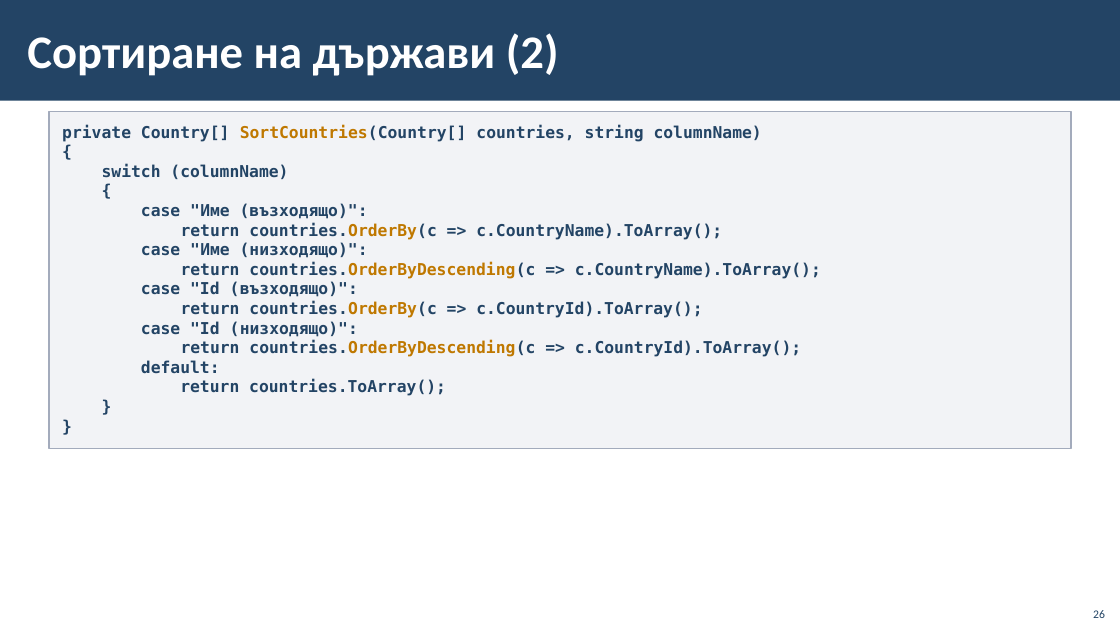
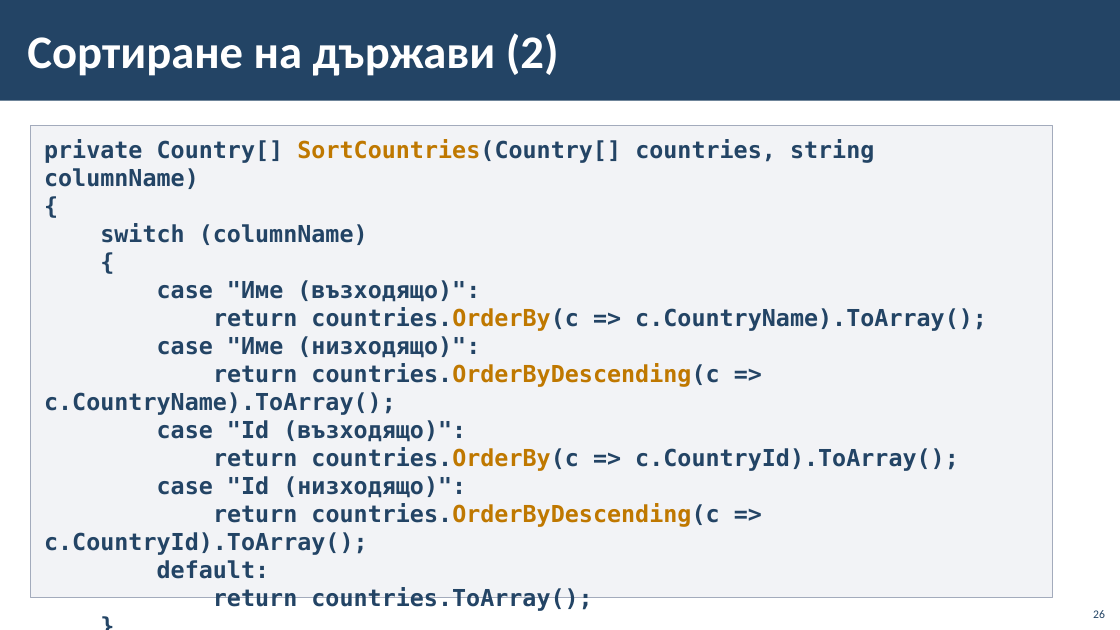
Before and after one commit to BG-IT-Edu/School-Programming, a slide deck: slide 26 of Courses/Software-Sciences/Module-4-Information-Systems-New/08-Navigation-between-Tables/08-Navigation-between-Tables.pptx. Drawn at 1120x630 pixels with LibreOffice and Linux fonts; fonts in the diff are those of the drawing; background and template pictures are left out. Boxes give left, top, right and bottom in pixels: in the first picture for what was removed or moved away, otherwise in the second. Text is boxed around its words. In the diff, an @@ line names an element or a change of style, - is before the commit and + after.

```diff
--- a/Courses/Software-Sciences/Module-4-Information-Systems-New/08-Navigation-between-Tables/08-Navigation-between-Tables.pptx
+++ b/Courses/Software-Sciences/Module-4-Information-Systems-New/08-Navigation-between-Tables/08-Navigation-between-Tables.pptx
@@ rectangle "private Country[] SortCountries(Country[] countries, string ...": place and size @@
-rectangle "private Country[] SortCountries(Country[] countries, string ..." at box(49, 112, 1071, 449)
+rectangle "private Country[] SortCountries(Country[] countries, string ..." at box(31, 125, 1054, 597)
@@ rectangle "private Country[] SortCountries(Country[] countries, string ..." at box(31, 125, 1054, 597): size 14 to 20 pt @@
```
Also in this commit, not shown: 6 other slides changed.
